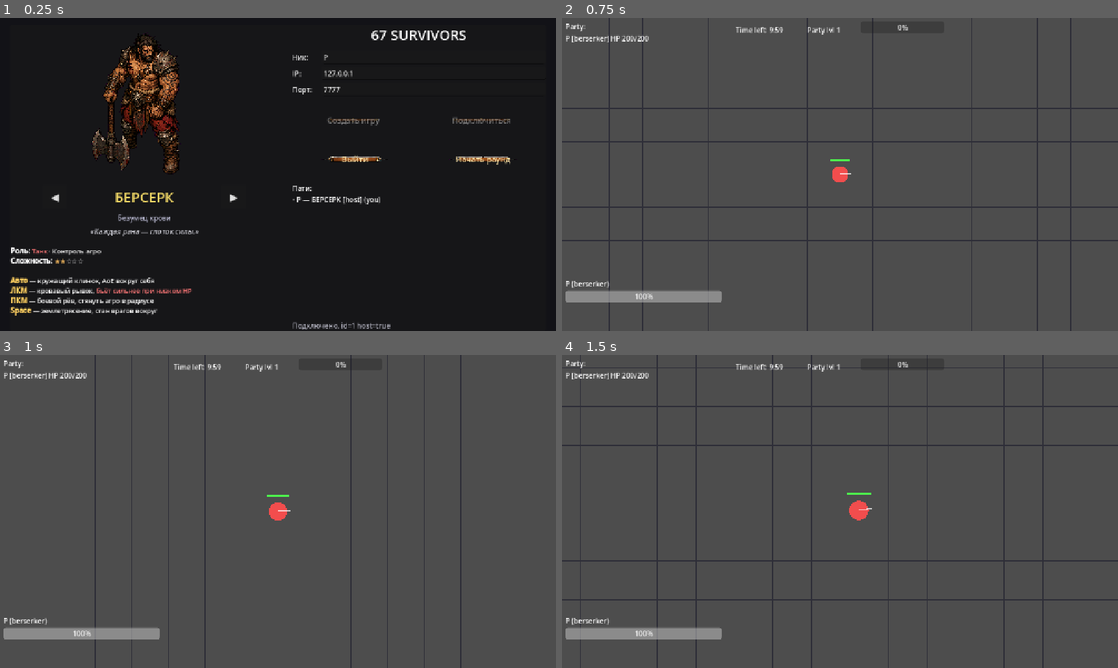
Above: before the commit, frames 1-4 (two rows, left to right).
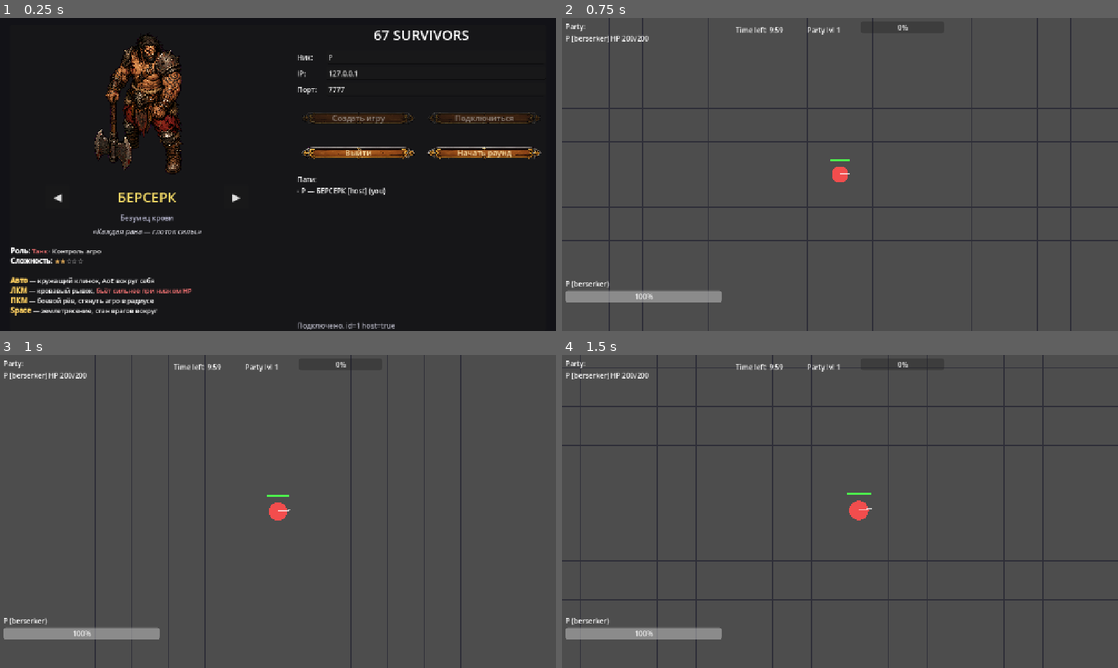
Above: after the commit, the same moments.

Repository: vvbeliaev/67-survivors
Game: Godot game, scene res://scenes/lobby.tscn
Two runs of this game, one before a commit and one after it. Both use one fixed random seed, a clock stepped at 60 frames per second and the inputs below.
Inputs (mouse positions are in pixels of both pictures, inside the frame that each line leads up to):
- Up to frame 1 (0.25 s): no input
- Up to frame 2 (0.75 s): click "Начать раунд" at 0.5 s
- Up to frame 3 (1 s): no input
- Up to frame 4 (1.5 s): tap Enter at 1.25 s; move the mouse to (962, 495) at 1.27 s; press the mouse at (962, 495) at 1.28 s; hold D (move_right) from 1.28 s (still down)

The runs differ from the first frame. In frame 1, 7.0% of the frame differs, in the area x 9-98%, y 4-100%; in frame 2, less than 0.1%; in frame 3, less than 0.1%; in frame 4, nothing differs.

Commit message:
Drop nine-patch margins on lobby buttons (uniform scale only)
Co-Authored-By: Claude Opus 4.7 (1M context) <noreply@anthropic.com>

Diff:
--- a/scenes/lobby.tscn
+++ b/scenes/lobby.tscn
@@ -5,33 +5,33 @@
 
 [sub_resource type="StyleBoxTexture" id="StyleBoxTexture_btn_normal"]
 texture = ExtResource("2_btn_tex")
-texture_margin_left = 80.0
-texture_margin_right = 80.0
-texture_margin_top = 28.0
-texture_margin_bottom = 28.0
+texture_margin_left = 0.0
+texture_margin_right = 0.0
+texture_margin_top = 0.0
+texture_margin_bottom = 0.0
 
 [sub_resource type="StyleBoxTexture" id="StyleBoxTexture_btn_hover"]
 texture = ExtResource("2_btn_tex")
-texture_margin_left = 80.0
-texture_margin_right = 80.0
-texture_margin_top = 28.0
-texture_margin_bottom = 28.0
+texture_margin_left = 0.0
+texture_margin_right = 0.0
+texture_margin_top = 0.0
+texture_margin_bottom = 0.0
 modulate_color = Color(1.15, 1.12, 1.0, 1)
 
 [sub_resource type="StyleBoxTexture" id="StyleBoxTexture_btn_pressed"]
 texture = ExtResource("2_btn_tex")
-texture_margin_left = 80.0
-texture_margin_right = 80.0
-texture_margin_top = 28.0
-texture_margin_bottom = 28.0
+texture_margin_left = 0.0
+texture_margin_right = 0.0
+texture_margin_top = 0.0
+texture_margin_bottom = 0.0
 modulate_color = Color(0.78, 0.78, 0.78, 1)
 
 [sub_resource type="StyleBoxTexture" id="StyleBoxTexture_btn_disabled"]
 texture = ExtResource("2_btn_tex")
-texture_margin_left = 80.0
-texture_margin_right = 80.0
-texture_margin_top = 28.0
-texture_margin_bottom = 28.0
+texture_margin_left = 0.0
+texture_margin_right = 0.0
+texture_margin_top = 0.0
+texture_margin_bottom = 0.0
 modulate_color = Color(0.5, 0.5, 0.5, 0.65)
 
 [node name="Lobby" type="Control"]
